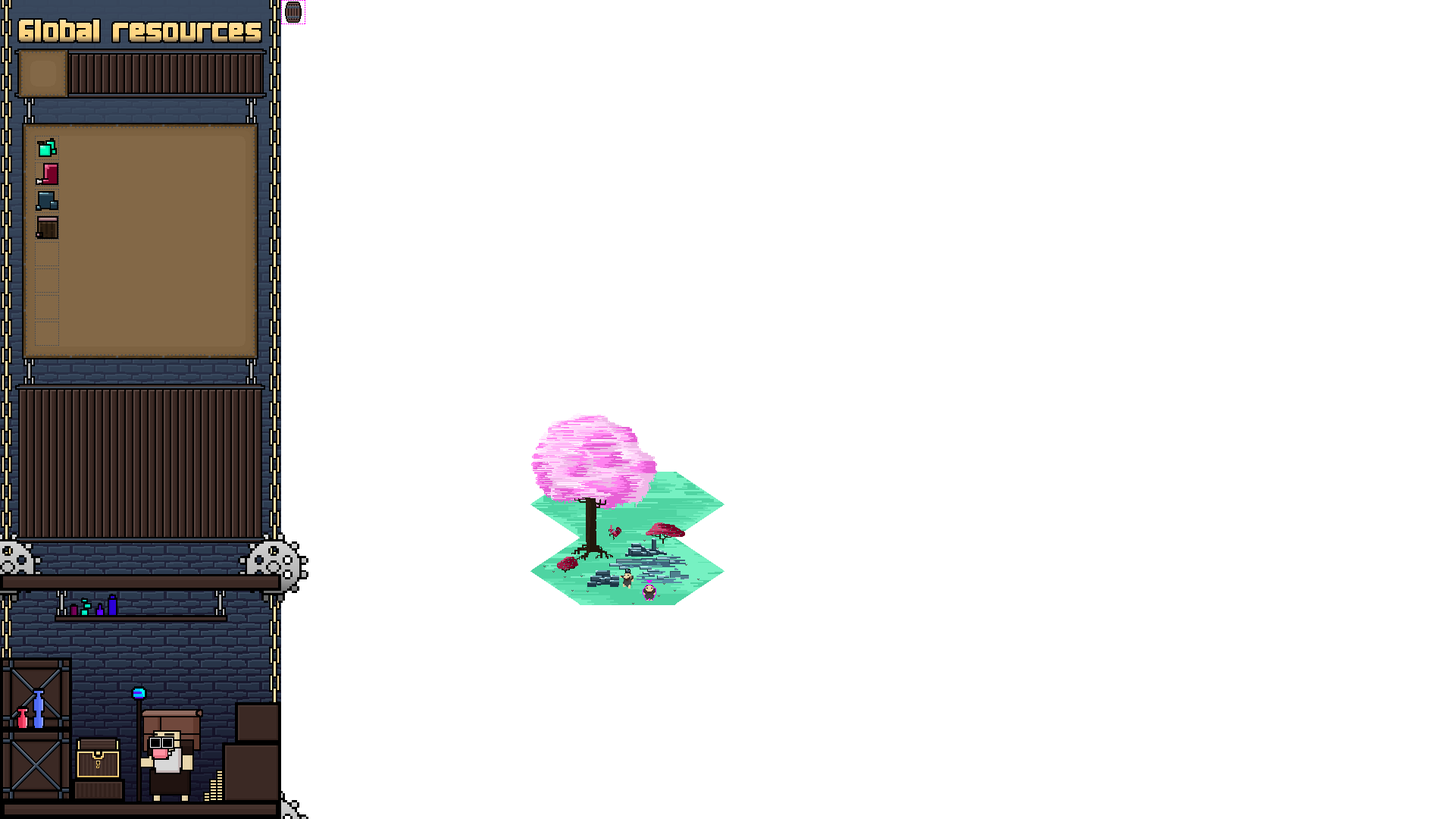
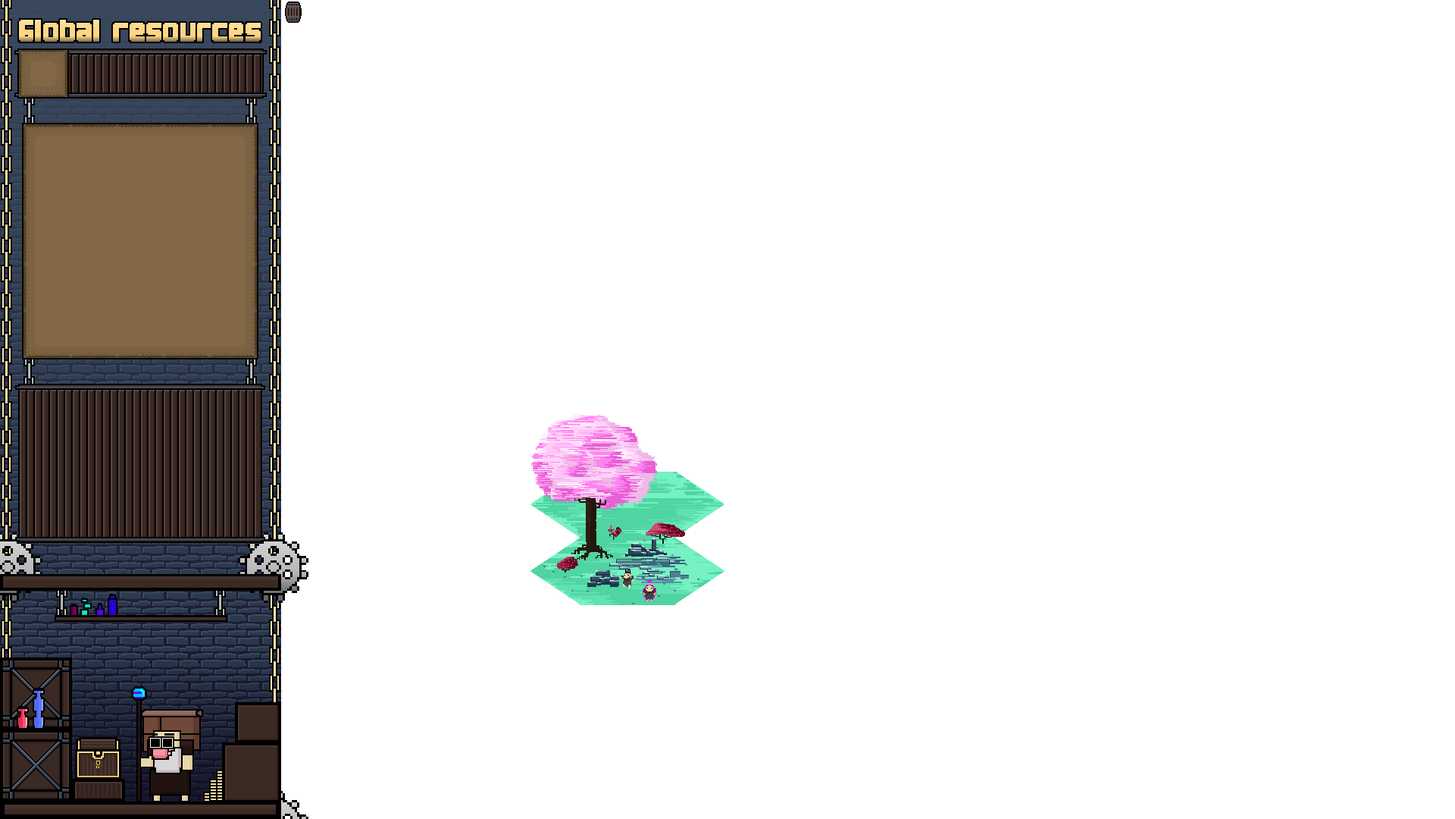
Two versions of the same layered image (1455px x 819px). Layer-by-layer changes:
hid group "icone" (6 layers) over left=34, top=0, right=306, bottom=346
painted on "zone" over left=34, top=135, right=60, bottom=346
painted on "icone_gigot" over left=34, top=135, right=60, bottom=211
moved "bois_texture" into group "interface_menu_resources", painted on it over left=34, top=135, right=60, bottom=346
painted on "couleur" over left=34, top=0, right=306, bottom=346
painted on "contour" over left=34, top=0, right=306, bottom=346
painted on "panneau_info" over left=34, top=323, right=60, bottom=346
painted on "Calque 64(collé)" over left=34, top=135, right=60, bottom=231
painted on "style_cave" over left=34, top=0, right=306, bottom=346
painted on "Copier de fond_menu_ressources" over left=34, top=0, right=306, bottom=346
painted on "fond_menu_ressources" over left=34, top=0, right=306, bottom=346
